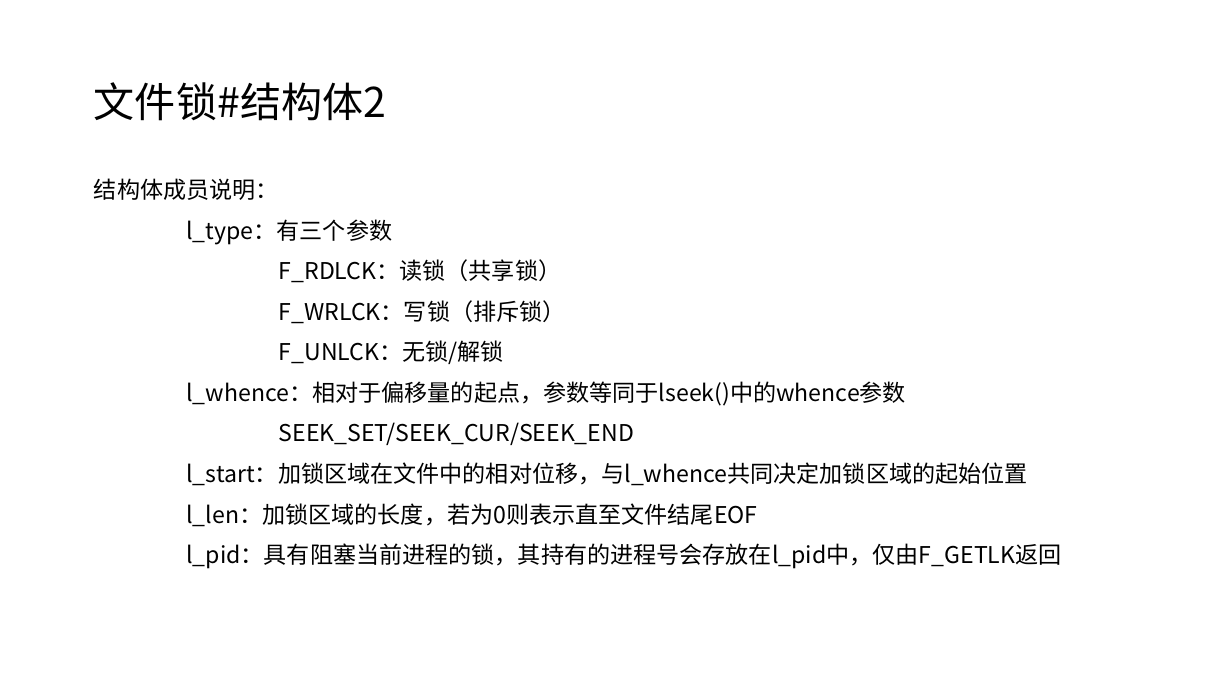
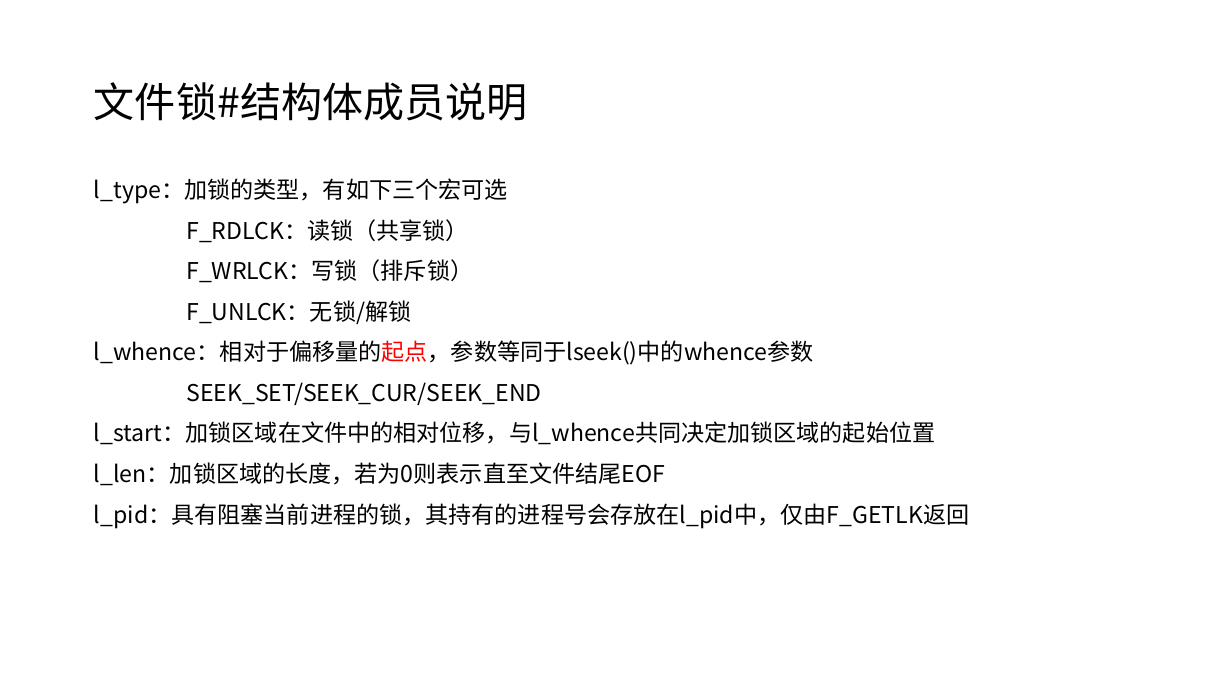
Before and after one commit to YouDad/LinuxFileIO, a slide deck: slide 21 of LinuxFileIO.pptx. Drawn at 1232x693 pixels with LibreOffice and Linux fonts; fonts in the diff are those of the drawing. Boxes give left, top, right and bottom in pixels: in the first picture for what was removed or moved away, otherwise in the second. Text is boxed around its words. In the diff, an @@ line names an element or a change of style, - is before the commit and + after.

Commit message:
change the last 2 page

```diff
--- a/LinuxFileIO.pptx
+++ b/LinuxFileIO.pptx
@@ title at [94,82,528,121]: text changed @@
-文件锁#结构体2
+文件锁#结构体成员说明
@@ text at [94,178,508,204]: text changed @@
-结构体成员说明：
-l_type：有三个参数
+l_type：加锁的类型，有如下三个宏可选
@@ text at [94,340,814,365]: text colour #000000 to #FF0000 in "l_whence：相对于偏移量的起点，参数等同于lseek()中的whence参数" @@
```
Also in this commit, not shown: 1 other slide changed.
